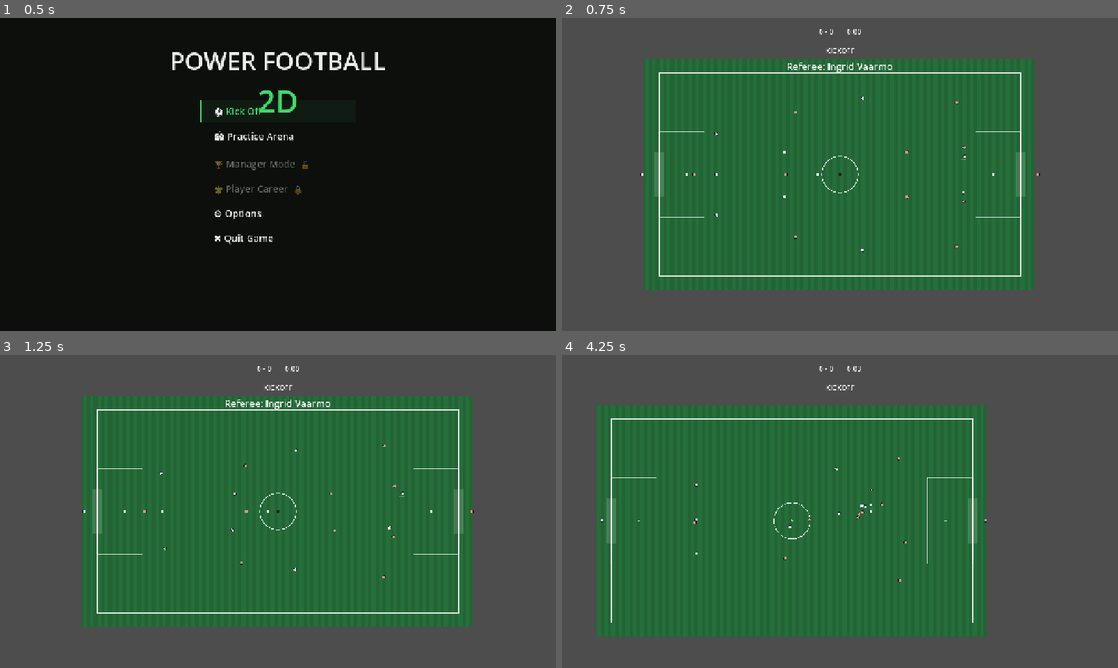
Above: before the commit, frames 1-4 (two rows, left to right).
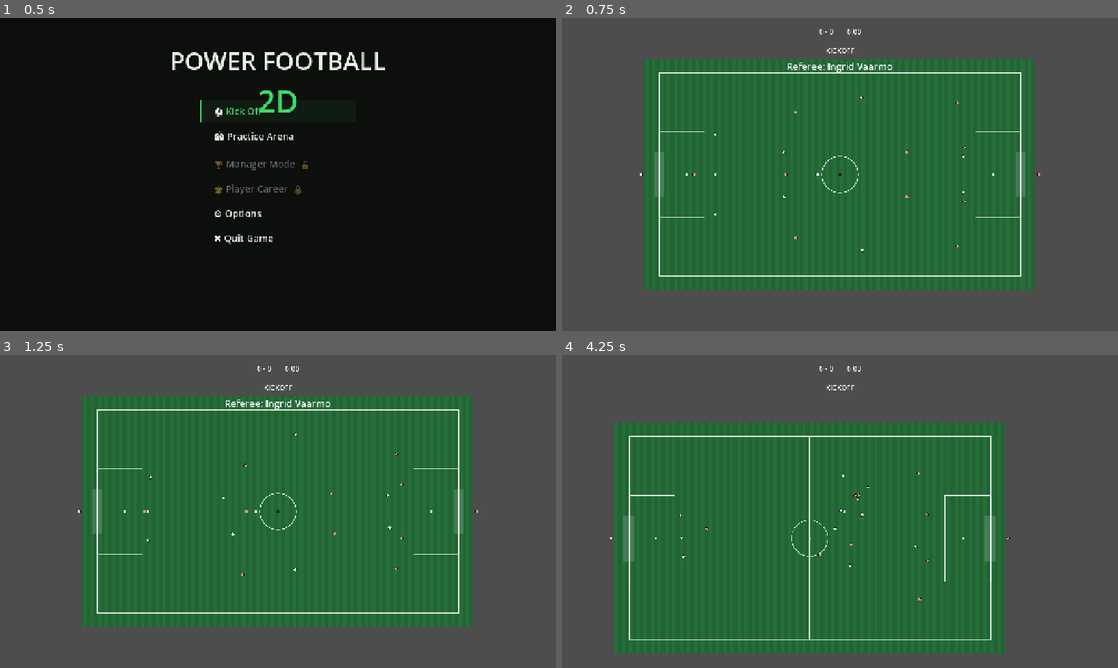
Above: after the commit, the same moments.

Repository: RidgeBridgeStudios/PowerFootball-2D
Game: Godot game, scene res://ui/MainMenu.tscn
Two runs of this game, one before a commit and one after it. Both use one fixed random seed, a clock stepped at 60 frames per second and the inputs below.
Inputs:
- Up to frame 1 (0.5 s): no input
- Up to frame 2 (0.75 s): click "🏟 Practice Arena" at 0.5 s
- Up to frame 3 (1.25 s): no input
- Up to frame 4 (4.25 s): hold D (move_right) 1.28-2.03 s; tap Tab (action_switch) at 1.35, 2.3, 3.05, 3.8 s; hold S (move_down) 2.03-2.78 s; tap Space (action_kick) at 2.1 s; hold D (move_right) 2.78-3.53 s; tap F (action_lob) at 2.85 s; hold W (move_up) from 3.53 s (still down); tap Shift (action_sprint) at 3.6 s

Frame 1 is identical in both runs. In frame 2, less than 0.1% of the frame differs, in the area x 14-86%, y 24-74%; in frame 3, 0.2%; in frame 4, 14%, in the area x 6-81%, y 16-96%.

Commit message:
Add off-ball space-finding AI and auto-switch
PlayerBrain: off-ball players (attackers/midfielders/defenders) now move
to role-specific, possession-aware target positions instead of drifting
the whole team toward the ball. Attackers run channels into open space
when in possession and drop off when defending; midfielders hold passing
triangles or track the ball laterally; defenders mark the nearest
attacking threat or hold the line. Collapses the now-identical
SearchOpenPass/MaintainFormation actions into a single FindSpace action.
Off-ball target computation is cached once per decision tick rather than
recomputed every physics frame, since it scans the player group.

PitchScene: adds auto-switch, which hands control to a teammate when
they are significantly closer to the ball and the controlled player is
out of position (crowding), gated by a cooldown and disabled during set
pieces and for the goalkeeper. Reuses the same control-transfer/signal
sequence as the manual switch.

Diff:
--- a/entities/player/PlayerBrain.gd
+++ b/entities/player/PlayerBrain.gd
@@ -56,6 +56,12 @@
 var current_action: StringName = &"MaintainFormation"
 
 var _decision_cooldown: float = 0.0
+## Off-ball target cached from the last decision tick. _find_open_space_target()
+## does get_tree().get_nodes_in_group() scans that must stay on the decision
+## interval (every decision_interval seconds), not the physics frame rate —
+## get_target_position() is called from _steer_for_action() every physics
+## frame, so it reads this cache instead of recomputing it each frame.
+var _cached_space_target: Vector2 = Vector2.ZERO
 
 
 func _ready() -> void:
@@ -86,6 +92,7 @@
 	if _decision_cooldown <= 0.0:
 		_decision_cooldown = decision_interval
 		current_action = evaluate_tactical_action(_find_nearby_opponents())
+		_cached_space_target = _find_open_space_target()
 
 	player.movement_intent = _steer_for_action()
 
@@ -128,7 +135,7 @@
 			return &"ChaseBall"
 
 	if vision_bias > 0.55:
-		return &"SearchOpenPass"
+		return &"FindSpace"
 	if ego_bias > 0.65:
 		return &"AttemptDribble"
 
@@ -199,9 +206,9 @@
 	return clampf(total_pressure, 0.0, 1.0)
 
 
-## Where the brain wants to be, given the action and the ball's position. The
-## anchor drifts toward the ball so the whole shape shifts with play instead of
-## standing on marked spots.
+## Where the brain wants to be, given the action and the ball's position.
+## Off-ball players (anything other than chasing/dribbling) use role-specific
+## space-finding rather than drifting the whole shape toward the ball.
 func get_target_position() -> Vector2:
 	if ball == null:
 		return formation_anchor
@@ -215,7 +222,196 @@
 				return carrier.global_position
 			return ball.global_position
 		_:
-			return formation_anchor + (ball.global_position - formation_anchor) * formation_ball_weight
+			return _cached_space_target
+
+
+## Returns true if a teammate (or this player) last touched the ball.
+func _team_has_ball() -> bool:
+	if ball == null:
+		return false
+	var toucher: HeavyPlayerController = ball.last_touched_by
+	if toucher == null:
+		return false
+	return toucher.team == player.team
+
+
+## Returns the world-space position this player should move to when NOT chasing
+## the ball. The result is role-specific and possession-aware:
+##   - When team HAS ball: attackers run channels, mids hold a passing angle
+##   - When team DOES NOT have ball: attackers drop off, mids track the ball
+##     laterally, defenders mark the nearest threat or hold the line
+func _find_open_space_target() -> Vector2:
+	if ball == null or player == null:
+		return formation_anchor
+
+	var ball_pos: Vector2 = ball.global_position
+	var has_ball: bool = _team_has_ball()
+
+	match role:
+
+		Role.OUTFIELD_ATTACKER:
+			if has_ball:
+				# Find the widest open lane by sampling positions at the
+				# opponent's defensive third depth and picking the one furthest
+				# from any defender.
+				return _find_channel_run_target(ball_pos)
+			else:
+				# Defending: drop toward own half but not all the way back.
+				# Maintain a threatening position so the team can counter.
+				var drop_target: Vector2 = formation_anchor
+				drop_target = drop_target.lerp(ball_pos, 0.20)
+				return drop_target
+
+		Role.OUTFIELD_MIDFIELDER:
+			if has_ball:
+				# Hold a passing angle: position in a triangle relative to the
+				# ball carrier, at a perpendicular offset so there is always a
+				# safe outlet pass available.
+				return _find_passing_triangle_position(ball_pos)
+			else:
+				# Defensive shape: hold the formation anchor but track the
+				# ball's lateral position (press the space it is going to).
+				# Reuses formation_ball_weight so the manager's tempo/trait
+				# tuning still shapes how far the midfield presses across.
+				var defend_pos: Vector2 = formation_anchor
+				defend_pos.x = lerpf(defend_pos.x, ball_pos.x, formation_ball_weight)
+				return defend_pos
+
+		Role.OUTFIELD_DEFENDER:
+			if has_ball:
+				# When team has the ball, hold the defensive line — do NOT
+				# drift forward. Compress slightly to offer a safe back-pass.
+				var safe_pos: Vector2 = formation_anchor
+				safe_pos = safe_pos.lerp(ball_pos, 0.08)
+				return safe_pos
+			else:
+				# Mark the nearest opposing attacker who is in a dangerous
+				# position (forward of the ball). If no threat, hold the line.
+				var threat: HeavyPlayerController = _find_nearest_threatening_opponent()
+				if threat != null:
+					# Position between the threat and our own goal — not on top
+					# of them, but cutting the passing lane.
+					var goal_centre: Vector2 = formation_anchor  # anchor IS the defensive line
+					return threat.global_position.lerp(goal_centre, 0.45)
+				return formation_anchor
+
+		_:
+			return formation_anchor
+
+
+## Samples 5 lateral positions at the opponent's defensive third and returns
+## the one with the most open space (furthest average distance from defenders).
+func _find_channel_run_target(ball_pos: Vector2) -> Vector2:
+	if pitch_boundary == null or player == null:
+		return formation_anchor
+
+	var bounds: Rect2 = pitch_boundary.get_pitch_rect()
+	# Target depth: push toward the opponent's goal on the X axis (goals sit
+	# at the pitch's left/right ends — see PitchBoundary.get_goal_centre()).
+	# Team 0 (TEAM_A) defends the left goal and attacks toward +X; TEAM_B
+	# defends the right goal and attacks toward -X.
+	var attack_x: float
+	if player.team == GameManager.TEAM_A:
+		attack_x = lerpf(ball_pos.x, bounds.end.x - 80.0, 0.55)
+	else:
+		attack_x = lerpf(ball_pos.x, bounds.position.x + 80.0, 0.55)
+
+	# Sample 5 Y positions across the pitch width (touchline to touchline),
+	# biased toward the flanks.
+	var pitch_top: float = bounds.position.y + 40.0
+	var pitch_bottom: float = bounds.end.y - 40.0
+	var candidates: Array[Vector2] = []
+	for i: int in range(5):
+		var t: float = float(i) / 4.0
+		candidates.append(Vector2(attack_x, lerpf(pitch_top, pitch_bottom, t)))
+
+	# Score each candidate by distance from all opponents.
+	var best_pos: Vector2 = formation_anchor
+	var best_score: float = -INF
+	var opponents: Array[Node2D] = _find_nearby_opponents()
+
+	for candidate: Vector2 in candidates:
+		var min_opp_dist: float = INF
+		for opp: Node2D in opponents:
+			var d: float = candidate.distance_to(opp.global_position)
+			if d < min_opp_dist:
+				min_opp_dist = d
+		# Also penalise positions where a teammate is already standing nearby.
+		var teammate_penalty: float = 0.0
+		for node: Node in get_tree().get_nodes_in_group(&"players"):
+			var mate := node as HeavyPlayerController
+			if mate == null or mate == player or mate.team != player.team:
+				continue
+			var td: float = candidate.distance_to(mate.global_position)
+			if td < 80.0:
+				teammate_penalty += (80.0 - td)  # Penalise overlap
+		var score: float = min_opp_dist - teammate_penalty * 0.5
+		if score > best_score:
+			best_score = score
+			best_pos = candidate
+
+	return best_pos
+
+
+## Returns a position in a passing triangle: offset laterally and slightly
+## behind the ball so the midfielder is always available for a short outlet.
+func _find_passing_triangle_position(ball_pos: Vector2) -> Vector2:
+	if player == null:
+		return formation_anchor
+
+	# Perpendicular offset from the ball: the pitch's width runs along Y (the
+	# goals sit on the X ends), so "wide" is a Y offset, picking whichever
+	# touchline side this player's anchor already favours.
+	var anchor_side: float = signf(formation_anchor.y - ball_pos.y)
+	if anchor_side == 0.0:
+		anchor_side = 1.0
+
+	var offset_y: float = anchor_side * 140.0
+	# "Behind" the ball means toward our own goal along the X (attack) axis.
+	var offset_x: float = -60.0 if player.team == GameManager.TEAM_A else 60.0
+
+	var triangle_pos: Vector2 = ball_pos + Vector2(offset_x, offset_y)
+
+	# Clamp to pitch bounds.
+	if pitch_boundary != null:
+		var bounds: Rect2 = pitch_boundary.get_pitch_rect()
+		triangle_pos.x = clampf(triangle_pos.x, bounds.position.x + 30.0, bounds.end.x - 30.0)
+		triangle_pos.y = clampf(triangle_pos.y, bounds.position.y + 30.0, bounds.end.y - 30.0)
+
+	return triangle_pos
+
+
+## Returns the nearest opponent who is in a threatening forward position
+## (ahead of the defensive line, between the defender and goal).
+func _find_nearest_threatening_opponent() -> HeavyPlayerController:
+	if player == null or pitch_boundary == null:
+		return null
+
+	var centre_x: float = pitch_boundary.get_centre_spot().x
+	var best: HeavyPlayerController = null
+	var best_dist: float = 300.0  # Only mark opponents within this radius
+
+	for node: Node in get_tree().get_nodes_in_group(&"players"):
+		var other := node as HeavyPlayerController
+		if other == null or other.team == player.team:
+			continue
+
+		# Only threatening if they are between us and our goal.
+		var other_brain := other.get_node_or_null("PlayerBrain") as PlayerBrain
+		if other_brain != null and other_brain.role == PlayerBrain.Role.OUTFIELD_ATTACKER:
+			var d: float = player.global_position.distance_to(other.global_position)
+			# Threatening if they have pushed into our defensive half (goals
+			# sit on the X ends — see PitchBoundary.get_goal_centre()).
+			var toward_goal: bool
+			if player.team == GameManager.TEAM_A:
+				toward_goal = other.global_position.x < centre_x
+			else:
+				toward_goal = other.global_position.x > centre_x
+			if toward_goal and d < best_dist:
+				best_dist = d
+				best = other
+
+	return best
 
 
 func _get_ball_carrier() -> HeavyPlayerController:
--- a/pitch/PitchScene.gd
+++ b/pitch/PitchScene.gd
@@ -33,7 +33,17 @@
 ## Maximum camera offset in pixels at full shake.
 @export var shake_strength: float = 8.0
 
+## Minimum distance advantage a teammate must have over the controlled player
+## before auto-switch fires. Prevents triggering for trivial proximity differences.
+const AUTOSWITCH_ADVANTAGE_PX: float = 160.0
+## The controlled player must also be at least this far from the ball for
+## auto-switch to be considered. If they're close, they're in the right place.
+const AUTOSWITCH_MIN_BALL_DIST: float = 200.0
+## Seconds before auto-switch can fire again. Stops the switch flickering.
+const AUTOSWITCH_COOLDOWN: float = 3.0
+
 var _shake_amount: float = 0.0
+var _autoswitch_cooldown_remaining: float = 0.0
 
 ## Set by _apply_match_config() from GameManager meta written by KickOffMenu.
 ## Null means "run standalone from the editor" — team names fall back to
@@ -93,6 +103,7 @@
 	_update_camera(delta)
 	if Input.is_action_just_pressed(&"action_switch"):
 		switch_to_nearest_teammate()
+	_tick_autoswitch(delta)
 
 
 ## Reads match configuration written by MainMenu/KickOffMenu before this scene
@@ -214,6 +225,60 @@
 	GameEvents.player_switched.emit(best)
 
 
+## Switches control away from the current player automatically when a
+## teammate is clearly the better candidate to intercept the ball — the
+## current player is crowding out of position, not merely not-closest.
+func _tick_autoswitch(delta: float) -> void:
+	_autoswitch_cooldown_remaining = maxf(_autoswitch_cooldown_remaining - delta, 0.0)
+	if _autoswitch_cooldown_remaining > 0.0:
+		return
+	if not GameManager.is_in_play():
+		return
+
+	var current: HeavyPlayerController = hud.active_player
+	if current == null:
+		return
+
+	# Never auto-switch away from the goalkeeper.
+	var current_brain: PlayerBrain = current.brain
+	if current_brain != null and current_brain.is_goalkeeper:
+		return
+
+	var my_dist: float = current.global_position.distance_to(ball.global_position)
+
+	# Only consider switching if the controlled player is far from the ball.
+	if my_dist < AUTOSWITCH_MIN_BALL_DIST:
+		return
+
+	# Find the best teammate: closest to ball, same team, not goalkeeper,
+	# and must beat the controlled player by at least AUTOSWITCH_ADVANTAGE_PX.
+	var best: HeavyPlayerController = null
+	var best_dist: float = my_dist - AUTOSWITCH_ADVANTAGE_PX  # Must beat this threshold
+
+	for node: Node in players.get_children():
+		var player := node as HeavyPlayerController
+		if player == null or player == current or player.team != current.team:
+			continue
+		var pbrain: PlayerBrain = player.brain
+		if pbrain != null and pbrain.is_goalkeeper:
+			continue
+		var d: float = player.global_position.distance_to(ball.global_position)
+		if d < best_dist:
+			best_dist = d
+			best = player
+
+	if best == null:
+		return
+
+	# A qualifying teammate exists — auto-switch.
+	_autoswitch_cooldown_remaining = AUTOSWITCH_COOLDOWN
+	current.is_user_controlled = false
+	current.movement_intent = Vector2.ZERO
+	best.is_user_controlled = true
+	hud.bind_active_player(best)
+	GameEvents.player_switched.emit(best)
+
+
 func _on_goal_scored(scoring_team: int) -> void:
 	ball.freeze()
 	shake_camera(1.0)
